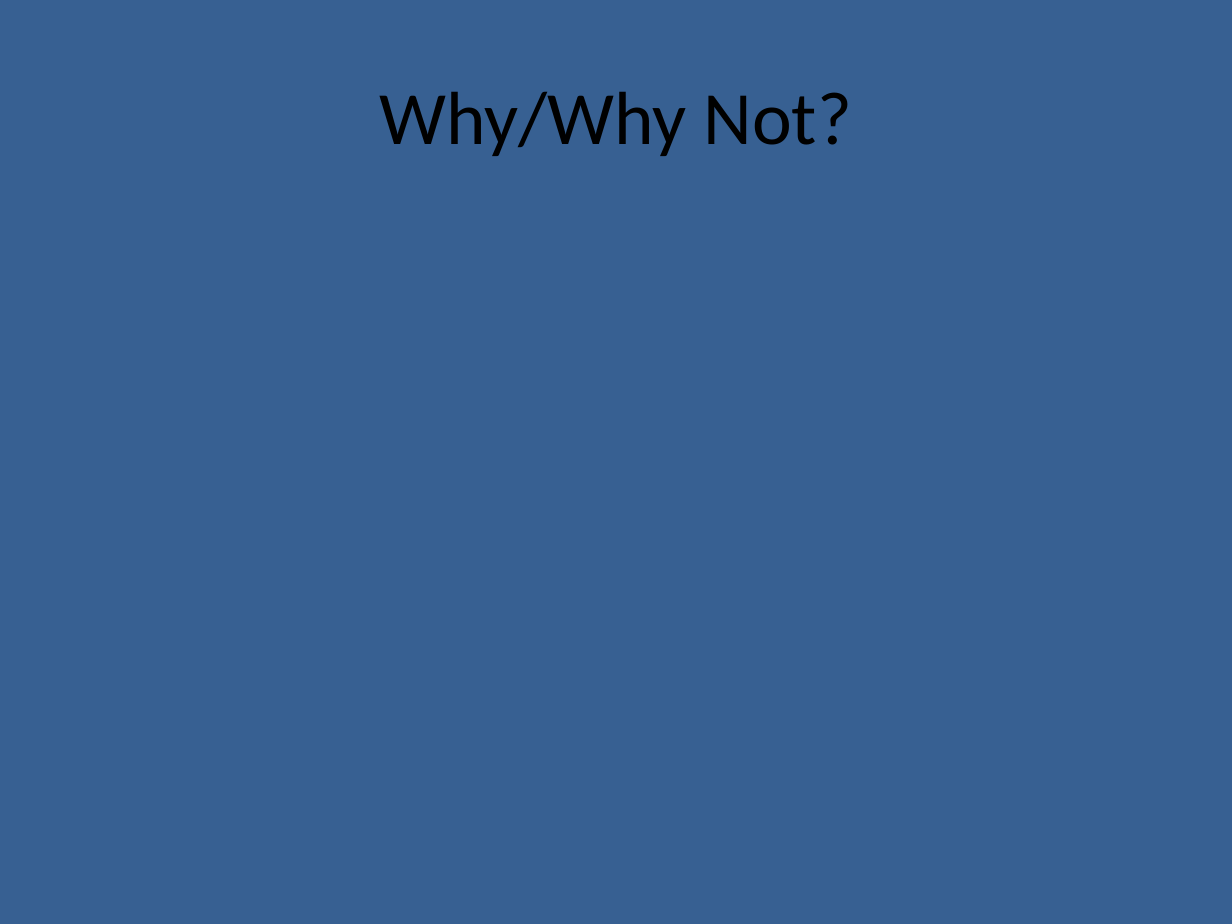
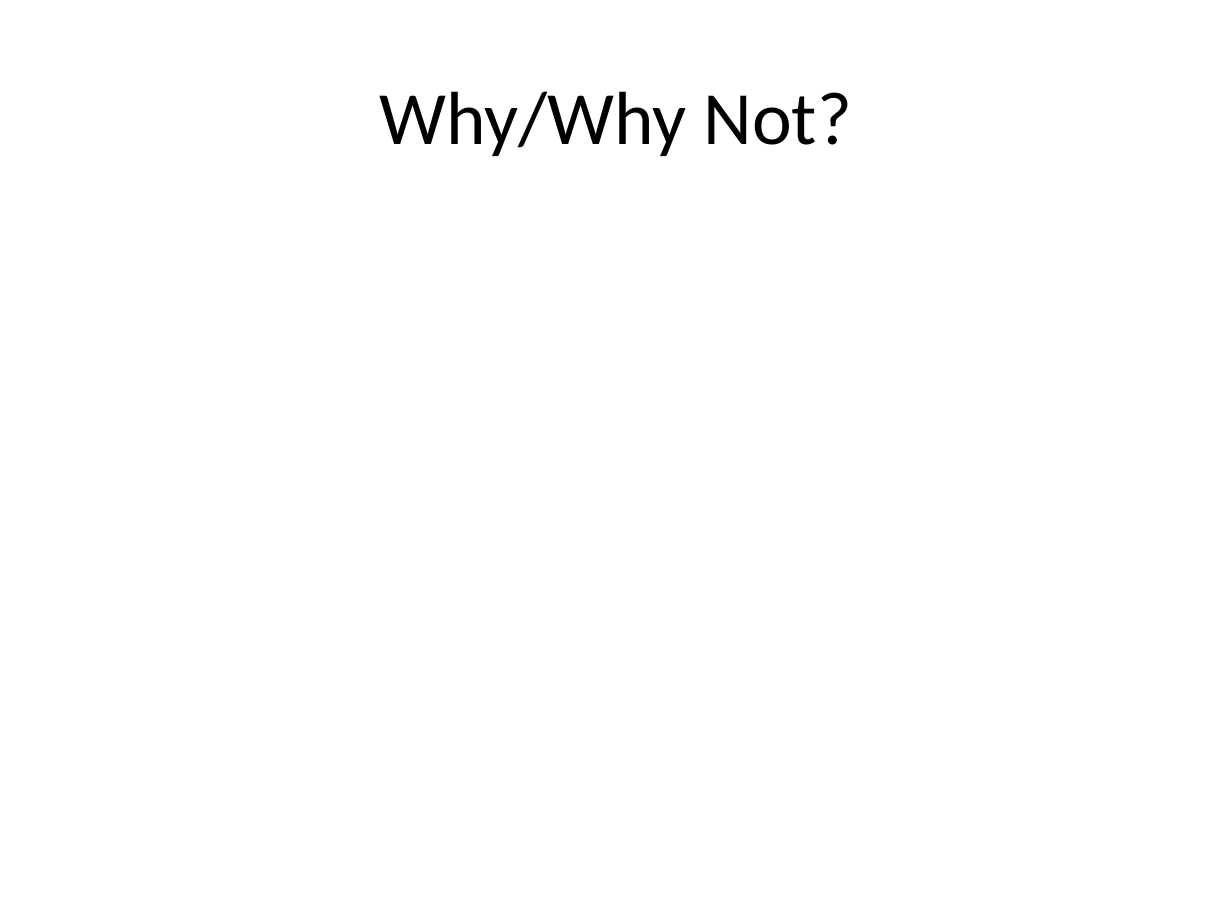
Before and after one commit to Chris-Mahon/BattlezoneRedux, a slide deck: slide 7 of Documentation/Presentations/Presentation - Methodologies.pptx (slide 8 before the commit). Drawn at 1232x924 pixels with LibreOffice and Linux fonts; fonts in the diff are those of the drawing; background and template pictures are left out. Boxes give left, top, right and bottom in pixels: in the first picture for what was removed or moved away, otherwise in the second. Text is boxed around its words. In the diff, an @@ line names an element or a change of style, - is before the commit and + after.

```diff
--- a/Documentation/Presentations/Presentation - Methodologies.pptx
+++ b/Documentation/Presentations/Presentation - Methodologies.pptx
@@ background #376092 to picture (left out) @@
```
Also in this commit, not shown: 9 other slides changed, 9 other files.
